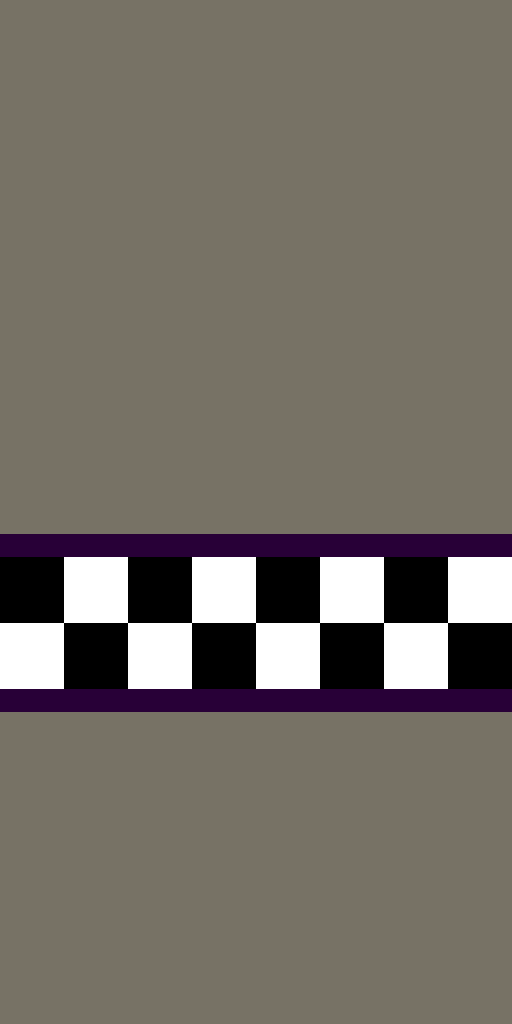
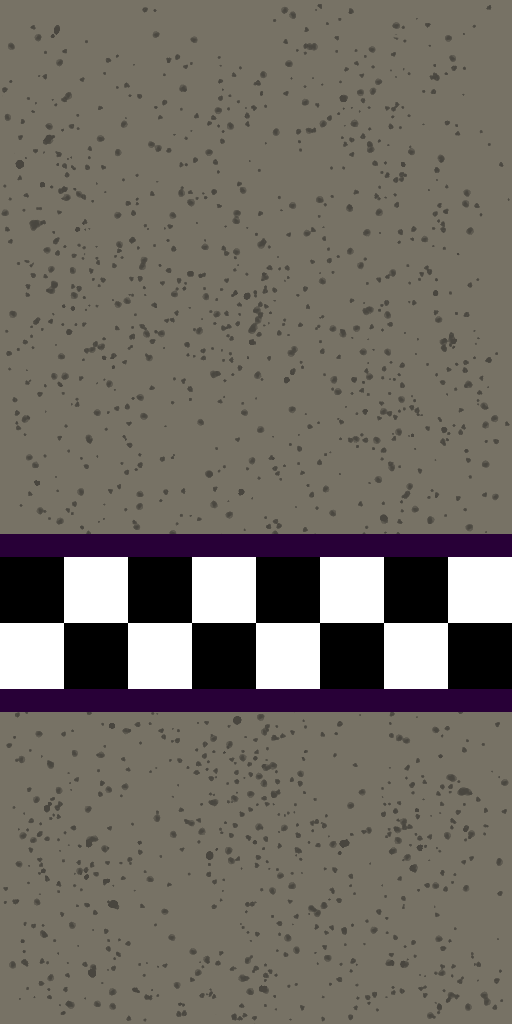
The second 512 x 1024 image is a revision of the first. Changes to its layers:
added layer "Layer 1" above "Background" over bbox(1, 4, 510, 1024)
